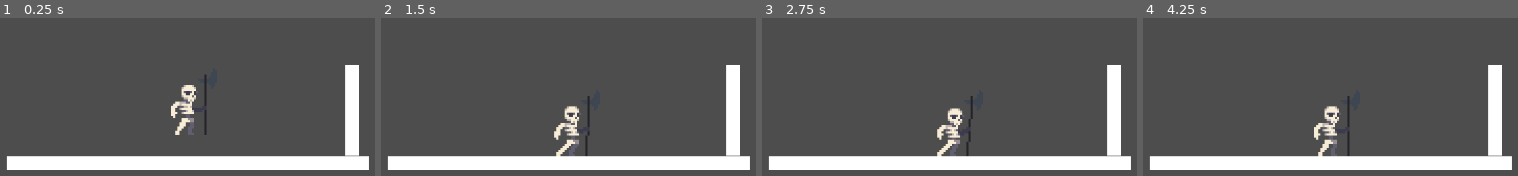
Above: before the commit, frames 1-4 (left to right).
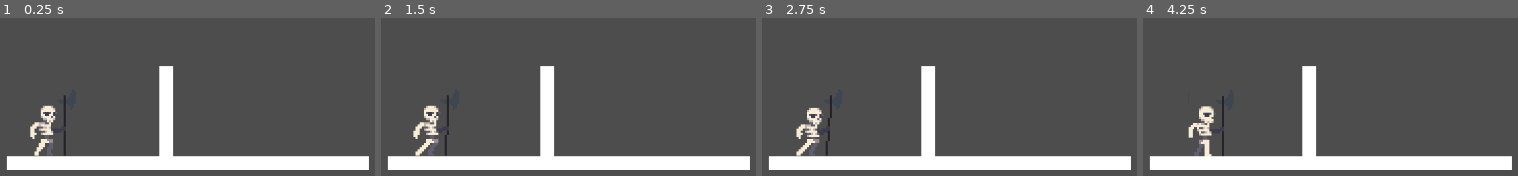
Above: after the commit, the same moments.

Repository: Recovery-0ne/COMP1501_Final_Project
Game: Godot game, scene res://test_facility.tscn
Two runs of this game, one before a commit and one after it. Both use one fixed random seed, a clock stepped at 60 frames per second and the inputs below.
Inputs (mouse positions are in pixels of both pictures, inside the frame that each line leads up to):
- Up to frame 1 (0.25 s): no input
- Up to frame 2 (1.5 s): move the mouse to (outside the picture) at 0.52 s; hold D (right) from 0.53 s (still down); tap F (fireball) at 0.6 s; tap Space (jump) at 0.77, 0.8, 1.07, 1.35 s; tap Enter at 1.25 s; move the mouse to (outside the picture) at 1.27 s
- Up to frame 3 (2.75 s): tap Space (jump) at 1.52, 1.82, 2.3 s; tap F (fireball) at 1.55, 2.1 s; move the mouse to (1080, 115) at 2.02 s; release D (right) at 2.03 s; hold A (left) from 2.03 s (still down)
- Up to frame 4 (4.25 s): move the mouse to (outside the picture) at 2.77 s; release A (left) at 2.78 s; hold D (right) from 2.78 s (still down); tap F (fireball) at 2.85 s; tap Space (jump) at 3.02, 3.32, 3.6, 3.77, 4.07 s; move the mouse to (outside the picture) at 3.52 s

The runs differ from the first frame. In frame 1, 6.9% of the frame differs, in the area x 8-96%, y 29-88%; in frame 2, 7.0%; in frame 3, 6.9%; in frame 4, 6.9%.

Commit message:
Skeleton movement
Reorganized skeleton and enemy files

Diff:
--- a/spellcast/Enemy.gd
+++ b/spellcast/Enemy.gd
@@ -1,19 +1,44 @@
 extends CharacterBody2D
 class_name Enemy
 
+@export var animated_sprite: AnimatedSprite2D
+
 var states: Dictionary
-var direction: int
-var speed: int
-var gravity = 2000
+@export var direction:= 1
+@export var speed:= 15
+@export var gravity:= 2000
 
+@onready var floor_check:= $FloorCheck
+@onready var wall_check:= $WallCheck
+
+@onready var start_pos:= position
 
 func _ready():
 	for state in $EnemyStateMachine.get_children():
-		state.initalize($EnemyStateMachine, self, $AnimatedSpriteSkeleton, state.name.to_lower())
+		state._initalize($EnemyStateMachine, self, animated_sprite, state.name.to_lower())
 		states[state.name.to_lower()] = state
-	$EnemyStateMachine.initalize()
+	$EnemyStateMachine._initalize()
 
+func _is_facing_wall():
+	return wall_check.is_colliding()
+
+func _is_on_ledge():
+	return not floor_check.is_colliding()
+
+func set_move():
+	velocity.x = direction * speed
+
+func stop():
+	velocity.x = 0
 
 func apply_gravity(delta):
 	if not is_on_floor():
 		velocity.y += gravity * delta
+
+func flip():
+	direction *= -1
+	wall_check.target_position.x *= -1
+	floor_check.position.x *= -1
+
+func flip_sprite():
+	pass #Define function in the specific enemy scripts
--- /dev/null
+++ b/spellcast/EnemyScripts/BaseEnemy/Enemy_State.gd
@@ -0,0 +1,24 @@
+extends Node
+class_name EnemyState
+
+var state_machine: StateMachineEnemy
+var enemy: Enemy
+var animated_sprite: AnimatedSprite2D
+var animation_name: String
+
+func _initalize(_state_machine: StateMachineEnemy, _enemy: Enemy, _animated_sprite: AnimatedSprite2D, _animation_name: String):
+	state_machine = _state_machine
+	enemy = _enemy
+	animated_sprite = _animated_sprite
+	animation_name = _animation_name
+
+func _enter():
+	animated_sprite.play(animation_name)
+
+func _update(delta: float):
+	enemy.flip_sprite()
+	enemy.apply_gravity(delta)
+	enemy.move_and_slide()
+
+func _exit():
+	pass
--- a/spellcast/States/enemy_state_machine.gd
+++ b/spellcast/EnemyScripts/BaseEnemy/enemy_state_machine.gd
@@ -4,16 +4,14 @@
 @export var inital_state: EnemyState
 var current_state: EnemyState
 
-func initalize():
+func _initalize():
 	current_state = inital_state
-	current_state.enter()
-
+	current_state._enter()
 
 func change_state(new_state: EnemyState):
-	current_state.exit()
+	current_state._exit()
 	current_state = new_state
-	current_state.enter()
-
+	current_state._enter()
 
 func _process(delta: float):
-	current_state.update(delta)
+	current_state._update(delta)
--- /dev/null
+++ b/spellcast/EnemyScripts/SkeletonScripts/skeleton.gd
@@ -0,0 +1,9 @@
+extends Enemy
+
+func flip_sprite():
+	if velocity.x > 0:
+		animated_sprite.flip_h = false
+		animated_sprite.offset.x = 0
+	elif  velocity.x < 0:
+		animated_sprite.flip_h = true
+		animated_sprite.offset.x = -8
--- /dev/null
+++ b/spellcast/EnemyScripts/SkeletonScripts/skeleton_idle.gd
@@ -0,0 +1,14 @@
+extends EnemyState
+
+func _enter():
+	super()
+	$Timer.start()
+
+func _update(delta: float):
+	super(delta)
+
+func _exit():
+	super()
+
+func _on_timer_timeout() -> void:
+	state_machine.change_state(enemy.states["wander"])
--- /dev/null
+++ b/spellcast/EnemyScripts/SkeletonScripts/skeleton_wander.gd
@@ -0,0 +1,17 @@
+extends EnemyState
+
+func _enter():
+	animation_name = "walk"
+	super()
+	enemy.set_move()
+
+func _update(delta: float):
+	super(delta)
+
+	if enemy._is_facing_wall() or enemy._is_on_ledge():
+		enemy.flip()
+		state_machine.change_state(enemy.states["idle"])
+
+func _exit():
+	super()
+	enemy.stop()
--- /dev/null
+++ b/spellcast/Skeleton.tscn
@@ -0,0 +1,234 @@
+[gd_scene load_steps=33 format=3 uid="uid://drhydcmoetxlj"]
+
+[ext_resource type="Script" path="res://EnemyScripts/SkeletonScripts/skeleton.gd" id="1_0cshr"]
+[ext_resource type="Script" path="res://EnemyScripts/SkeletonScripts/skeleton_wander.gd" id="2_5do2f"]
+[ext_resource type="Script" path="res://EnemyScripts/BaseEnemy/enemy_state_machine.gd" id="2_xm5eo"]
+[ext_resource type="Script" path="res://EnemyScripts/SkeletonScripts/skeleton_idle.gd" id="2_y1qu0"]
+[ext_resource type="Texture2D" uid="uid://su26rno57fo8" path="res://Skeleton/Sprite Sheets/Skeleton Walk.png" id="3_3pmgf"]
+[ext_resource type="Texture2D" uid="uid://c4bj0bmb1tgiv" path="res://Skeleton/Sprite Sheets/Skeleton Idle.png" id="4_5ygf2"]
+
+[sub_resource type="CapsuleShape2D" id="CapsuleShape2D_1t2sk"]
+radius = 6.66667
+height = 24.6667
+
+[sub_resource type="AtlasTexture" id="AtlasTexture_0fsl2"]
+atlas = ExtResource("4_5ygf2")
+region = Rect2(0, 0, 24, 32)
+
+[sub_resource type="AtlasTexture" id="AtlasTexture_0h6ps"]
+atlas = ExtResource("4_5ygf2")
+region = Rect2(24, 0, 24, 32)
+
+[sub_resource type="AtlasTexture" id="AtlasTexture_mc7qv"]
+atlas = ExtResource("4_5ygf2")
+region = Rect2(48, 0, 24, 32)
+
+[sub_resource type="AtlasTexture" id="AtlasTexture_kdope"]
+atlas = ExtResource("4_5ygf2")
+region = Rect2(72, 0, 24, 32)
+
+[sub_resource type="AtlasTexture" id="AtlasTexture_sx3if"]
+atlas = ExtResource("4_5ygf2")
+region = Rect2(96, 0, 24, 32)
+
+[sub_resource type="AtlasTexture" id="AtlasTexture_co7lr"]
+atlas = ExtResource("4_5ygf2")
+region = Rect2(120, 0, 24, 32)
+
+[sub_resource type="AtlasTexture" id="AtlasTexture_yodgw"]
+atlas = ExtResource("4_5ygf2")
+region = Rect2(144, 0, 24, 32)
+
+[sub_resource type="AtlasTexture" id="AtlasTexture_h61dd"]
+atlas = ExtResource("4_5ygf2")
+region = Rect2(168, 0, 24, 32)
+
+[sub_resource type="AtlasTexture" id="AtlasTexture_6lvjh"]
+atlas = ExtResource("4_5ygf2")
+region = Rect2(192, 0, 24, 32)
+
+[sub_resource type="AtlasTexture" id="AtlasTexture_a0b0v"]
+atlas = ExtResource("4_5ygf2")
+region = Rect2(216, 0, 24, 32)
+
+[sub_resource type="AtlasTexture" id="AtlasTexture_2qydq"]
+atlas = ExtResource("4_5ygf2")
+region = Rect2(240, 0, 24, 32)
+
+[sub_resource type="AtlasTexture" id="AtlasTexture_bqarx"]
+atlas = ExtResource("3_3pmgf")
+region = Rect2(0, 0, 22, 33)
+
+[sub_resource type="AtlasTexture" id="AtlasTexture_fnjuh"]
+atlas = ExtResource("3_3pmgf")
+region = Rect2(22, 0, 22, 33)
+
+[sub_resource type="AtlasTexture" id="AtlasTexture_n0nbs"]
+atlas = ExtResource("3_3pmgf")
+region = Rect2(44, 0, 22, 33)
+
+[sub_resource type="AtlasTexture" id="AtlasTexture_haaa7"]
+atlas = ExtResource("3_3pmgf")
+region = Rect2(66, 0, 22, 33)
+
+[sub_resource type="AtlasTexture" id="AtlasTexture_inqul"]
+atlas = ExtResource("3_3pmgf")
+region = Rect2(88, 0, 22, 33)
+
+[sub_resource type="AtlasTexture" id="AtlasTexture_ptqk8"]
+atlas = ExtResource("3_3pmgf")
+region = Rect2(110, 0, 22, 33)
+
+[sub_resource type="AtlasTexture" id="AtlasTexture_di0hr"]
+atlas = ExtResource("3_3pmgf")
+region = Rect2(132, 0, 22, 33)
+
+[sub_resource type="AtlasTexture" id="AtlasTexture_akq04"]
+atlas = ExtResource("3_3pmgf")
+region = Rect2(154, 0, 22, 33)
+
+[sub_resource type="AtlasTexture" id="AtlasTexture_ia3tr"]
+atlas = ExtResource("3_3pmgf")
+region = Rect2(176, 0, 22, 33)
+
+[sub_resource type="AtlasTexture" id="AtlasTexture_5vb8v"]
+atlas = ExtResource("3_3pmgf")
+region = Rect2(198, 0, 22, 33)
+
+[sub_resource type="AtlasTexture" id="AtlasTexture_w4hrv"]
+atlas = ExtResource("3_3pmgf")
+region = Rect2(220, 0, 22, 33)
+
+[sub_resource type="AtlasTexture" id="AtlasTexture_28oma"]
+atlas = ExtResource("3_3pmgf")
+region = Rect2(242, 0, 22, 33)
+
+[sub_resource type="AtlasTexture" id="AtlasTexture_2f3q5"]
+atlas = ExtResource("3_3pmgf")
+region = Rect2(264, 0, 22, 33)
+
+[sub_resource type="SpriteFrames" id="SpriteFrames_w3uf8"]
+animations = [{
+"frames": [{
+"duration": 1.0,
+"texture": SubResource("AtlasTexture_0fsl2")
+}, {
+"duration": 1.0,
+"texture": SubResource("AtlasTexture_0h6ps")
+}, {
+"duration": 1.0,
+"texture": SubResource("AtlasTexture_mc7qv")
+}, {
+"duration": 1.0,
+"texture": SubResource("AtlasTexture_kdope")
+}, {
+"duration": 1.0,
+"texture": SubResource("AtlasTexture_sx3if")
+}, {
+"duration": 1.0,
+"texture": SubResource("AtlasTexture_co7lr")
+}, {
+"duration": 1.0,
+"texture": SubResource("AtlasTexture_yodgw")
+}, {
+"duration": 1.0,
+"texture": SubResource("AtlasTexture_h61dd")
+}, {
+"duration": 1.0,
+"texture": SubResource("AtlasTexture_6lvjh")
+}, {
+"duration": 1.0,
+"texture": SubResource("AtlasTexture_a0b0v")
+}, {
+"duration": 1.0,
+"texture": SubResource("AtlasTexture_2qydq")
+}],
+"loop": true,
+"name": &"idle",
+"speed": 10.0
+}, {
+"frames": [{
+"duration": 1.0,
+"texture": SubResource("AtlasTexture_bqarx")
+}, {
+"duration": 1.0,
+"texture": SubResource("AtlasTexture_fnjuh")
+}, {
+"duration": 1.0,
+"texture": SubResource("AtlasTexture_n0nbs")
+}, {
+"duration": 1.0,
+"texture": SubResource("AtlasTexture_haaa7")
+}, {
+"duration": 1.0,
+"texture": SubResource("AtlasTexture_inqul")
+}, {
+"duration": 1.0,
+"texture": SubResource("AtlasTexture_ptqk8")
+}, {
+"duration": 1.0,
+"texture": SubResource("AtlasTexture_di0hr")
+}, {
+"duration": 1.0,
+"texture": SubResource("AtlasTexture_akq04")
+}, {
+"duration": 1.0,
+"texture": SubResource("AtlasTexture_ia3tr")
+}, {
+"duration": 1.0,
+"texture": SubResource("AtlasTexture_5vb8v")
+}, {
+"duration": 1.0,
+"texture": SubResource("AtlasTexture_w4hrv")
+}, {
+"duration": 1.0,
+"texture": SubResource("AtlasTexture_28oma")
+}, {
+"duration": 1.0,
+"texture": SubResource("AtlasTexture_2f3q5")
+}],
+"loop": true,
+"name": &"walk",
+"speed": 7.0
+}]
+
+[node name="Skeleton" type="CharacterBody2D" node_paths=PackedStringArray("animated_sprite")]
+scale = Vector2(3, 3)
+script = ExtResource("1_0cshr")
+animated_sprite = NodePath("AnimatedSpriteSkeleton")
+
+[node name="SkeletonCollision" type="CollisionShape2D" parent="."]
+shape = SubResource("CapsuleShape2D_1t2sk")
+
+[node name="AnimatedSpriteSkeleton" type="AnimatedSprite2D" parent="."]
+position = Vector2(4, -4)
+sprite_frames = SubResource("SpriteFrames_w3uf8")
+animation = &"walk"
+frame = 9
+frame_progress = 0.781605
+
+[node name="EnemyStateMachine" type="Node" parent="." node_paths=PackedStringArray("inital_state")]
+script = ExtResource("2_xm5eo")
+inital_state = NodePath("idle")
+
+[node name="idle" type="Node" parent="EnemyStateMachine"]
+script = ExtResource("2_y1qu0")
+
+[node name="Timer" type="Timer" parent="EnemyStateMachine/idle"]
+wait_time = 3.0
+one_shot = true
+autostart = true
+
+[node name="wander" type="Node" parent="EnemyStateMachine"]
+script = ExtResource("2_5do2f")
+
+[node name="FloorCheck" type="RayCast2D" parent="."]
+position = Vector2(12, 9)
+target_position = Vector2(0, 10)
+collision_mask = 2
+
+[node name="WallCheck" type="RayCast2D" parent="."]
+target_position = Vector2(20, 0)
+collision_mask = 2
+
+[connection signal="timeout" from="EnemyStateMachine/idle/Timer" to="EnemyStateMachine/idle" method="_on_timer_timeout"]
--- a/spellcast/States/Enemy_State.gd
+++ /dev/null
@@ -1,24 +0,0 @@
-extends Node
-class_name EnemyState
-
-var state_machine: StateMachineEnemy
-var enemy: Enemy
-var animation_player: AnimatedSprite2D
-var animation_name: String
-
-func initalize(_state_machine: StateMachineEnemy, _enemy: Enemy, _animation_player: AnimatedSprite2D, _animation_name: String):
-	state_machine = _state_machine
-	enemy = _enemy
-	animation_player = _animation_player
-	animation_name = _animation_name
-
-
-func enter():
-	animation_player.play(animation_name)
-
-func exit():
-	pass
-
-func update(delta: float):
-	enemy.apply_gravity(delta)
-	enemy.move_and_slide()
--- a/spellcast/States/States.gd
+++ /dev/null
@@ -1,12 +0,0 @@
-extends Node
-class_name State
-
-
-func enter():
-	pass
-
-func Exit():
-	pass
-
-func update(delta: float):
-	pass
--- a/spellcast/States/skeleton_idle.gd
+++ /dev/null
@@ -1,10 +0,0 @@
-extends EnemyState
-
-func enter():
-	super()
-
-func exit():
-	super()
-
-func update(delta: float):
-	super(delta)
--- a/spellcast/detector.tscn
+++ b/spellcast/detector.tscn
@@ -1,6 +1,6 @@
 [gd_scene load_steps=2 format=3 uid="uid://jfmsiyag1rg7"]
 
-[ext_resource type="Script" path="res://ai_detection.gd" id="1_88hxw"]
+[ext_resource type="Script" path="res://EnemyScripts/BaseEnemy/ai_detection.gd" id="1_88hxw"]
 
 [node name="Detector" type="Node"]
 script = ExtResource("1_88hxw")
--- a/spellcast/skeleton_enemy_1.tscn
+++ /dev/null
@@ -1,120 +0,0 @@
-[gd_scene load_steps=18 format=3 uid="uid://drhydcmoetxlj"]
-
-[ext_resource type="Script" path="res://Enemy.gd" id="1_6j8tb"]
-[ext_resource type="Script" path="res://States/enemy_state_machine.gd" id="2_jmuo2"]
-[ext_resource type="Script" path="res://States/skeleton_idle.gd" id="3_jnm23"]
-[ext_resource type="Texture2D" uid="uid://c4bj0bmb1tgiv" path="res://Skeleton/Sprite Sheets/Skeleton Idle.png" id="4_5ygf2"]
-
-[sub_resource type="CapsuleShape2D" id="CapsuleShape2D_1t2sk"]
-radius = 8.0
-height = 28.0
-
-[sub_resource type="AtlasTexture" id="AtlasTexture_0fsl2"]
-atlas = ExtResource("4_5ygf2")
-region = Rect2(0, 0, 24, 32)
-
-[sub_resource type="AtlasTexture" id="AtlasTexture_0h6ps"]
-atlas = ExtResource("4_5ygf2")
-region = Rect2(24, 0, 24, 32)
-
-[sub_resource type="AtlasTexture" id="AtlasTexture_mc7qv"]
-atlas = ExtResource("4_5ygf2")
-region = Rect2(48, 0, 24, 32)
-
-[sub_resource type="AtlasTexture" id="AtlasTexture_kdope"]
-atlas = ExtResource("4_5ygf2")
-region = Rect2(72, 0, 24, 32)
-
-[sub_resource type="AtlasTexture" id="AtlasTexture_sx3if"]
-atlas = ExtResource("4_5ygf2")
-region = Rect2(96, 0, 24, 32)
-
-[sub_resource type="AtlasTexture" id="AtlasTexture_co7lr"]
-atlas = ExtResource("4_5ygf2")
-region = Rect2(120, 0, 24, 32)
-
-[sub_resource type="AtlasTexture" id="AtlasTexture_yodgw"]
-atlas = ExtResource("4_5ygf2")
-region = Rect2(144, 0, 24, 32)
-
-[sub_resource type="AtlasTexture" id="AtlasTexture_h61dd"]
-atlas = ExtResource("4_5ygf2")
-region = Rect2(168, 0, 24, 32)
-
-[sub_resource type="AtlasTexture" id="AtlasTexture_6lvjh"]
-atlas = ExtResource("4_5ygf2")
-region = Rect2(192, 0, 24, 32)
-
-[sub_resource type="AtlasTexture" id="AtlasTexture_a0b0v"]
-atlas = ExtResource("4_5ygf2")
-region = Rect2(216, 0, 24, 32)
-
-[sub_resource type="AtlasTexture" id="AtlasTexture_2qydq"]
-atlas = ExtResource("4_5ygf2")
-region = Rect2(240, 0, 24, 32)
-
-[sub_resource type="SpriteFrames" id="SpriteFrames_w3uf8"]
-animations = [{
-"frames": [],
-"loop": true,
-"name": &"default",
-"speed": 5.0
-}, {
-"frames": [{
-"duration": 1.0,
-"texture": SubResource("AtlasTexture_0fsl2")
-}, {
-"duration": 1.0,
-"texture": SubResource("AtlasTexture_0h6ps")
-}, {
-"duration": 1.0,
-"texture": SubResource("AtlasTexture_mc7qv")
-}, {
-"duration": 1.0,
-"texture": SubResource("AtlasTexture_kdope")
-}, {
-"duration": 1.0,
-"texture": SubResource("AtlasTexture_sx3if")
-}, {
-"duration": 1.0,
-"texture": SubResource("AtlasTexture_co7lr")
-}, {
-"duration": 1.0,
-"texture": SubResource("AtlasTexture_yodgw")
-}, {
-"duration": 1.0,
-"texture": SubResource("AtlasTexture_h61dd")
-}, {
-"duration": 1.0,
-"texture": SubResource("AtlasTexture_6lvjh")
-}, {
-"duration": 1.0,
-"texture": SubResource("AtlasTexture_a0b0v")
-}, {
-"duration": 1.0,
-"texture": SubResource("AtlasTexture_2qydq")
-}],
-"loop": true,
-"name": &"idle",
-"speed": 10.0
-}]
-
-[node name="SkeletonEnemy1" type="CharacterBody2D"]
-scale = Vector2(3, 3)
-script = ExtResource("1_6j8tb")
-
-[node name="SkeletonCollision" type="CollisionShape2D" parent="."]
-shape = SubResource("CapsuleShape2D_1t2sk")
-
-[node name="EnemyStateMachine" type="Node" parent="." node_paths=PackedStringArray("inital_state")]
-script = ExtResource("2_jmuo2")
-inital_state = NodePath("idle")
-
-[node name="idle" type="Node" parent="EnemyStateMachine"]
-script = ExtResource("3_jnm23")
-
-[node name="AnimatedSpriteSkeleton" type="AnimatedSprite2D" parent="."]
-position = Vector2(4, -2)
-sprite_frames = SubResource("SpriteFrames_w3uf8")
-animation = &"idle"
-frame_progress = 0.441881
--- a/spellcast/test_facility.tscn
+++ b/spellcast/test_facility.tscn
@@ -1,6 +1,6 @@
 [gd_scene load_steps=4 format=3 uid="uid://pwhcfr60yjc2"]
 
-[ext_resource type="PackedScene" uid="uid://drhydcmoetxlj" path="res://skeleton_enemy_1.tscn" id="1_ii7p6"]
+[ext_resource type="PackedScene" uid="uid://drhydcmoetxlj" path="res://Skeleton.tscn" id="1_ii7p6"]
 
 [sub_resource type="RectangleShape2D" id="RectangleShape2D_sw80l"]
 
@@ -11,6 +11,9 @@
 [node name="StaticBody2D" type="StaticBody2D" parent="."]
 position = Vector2(500, 250)
 scale = Vector2(26.09, 1)
+collision_layer = 3
+collision_mask = 0
+metadata/_edit_group_ = true
 
 [node name="CollisionShape2D" type="CollisionShape2D" parent="StaticBody2D"]
 shape = SubResource("RectangleShape2D_sw80l")
@@ -20,8 +23,11 @@
 mesh = SubResource("QuadMesh_afiq8")
 
 [node name="StaticBody2D2" type="StaticBody2D" parent="."]
-position = Vector2(737.15, 173.365)
+position = Vector2(469, 175)
 scale = Vector2(1, 6.52)
+collision_layer = 3
+collision_mask = 0
+metadata/_edit_group_ = true
 
 [node name="CollisionShape2D" type="CollisionShape2D" parent="StaticBody2D2"]
 shape = SubResource("RectangleShape2D_sw80l")
@@ -31,4 +37,4 @@
 mesh = SubResource("QuadMesh_afiq8")
 
 [node name="SkeletonEnemy1" parent="." instance=ExtResource("1_ii7p6")]
-position = Vector2(500, 100)
+position = Vector2(297, 162)
Renamed: spellcast/ai_detection.gd -> spellcast/EnemyScripts/BaseEnemy/ai_detection.gd
Not shown, added: spellcast/ske4A1F.tmp
Not shown, added: spellcast/ske59B1.tmp
Not shown, added: spellcast/ske77C6.tmp
Not shown, added: spellcast/skeDB86.tmp
Not shown, added: spellcast/skeleton_enemy_1.tscn.depren
